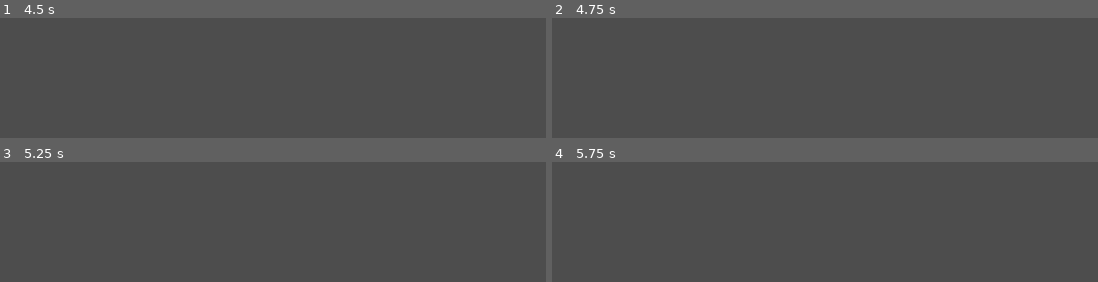
Above: before the commit, frames 1-4 (two rows, left to right).
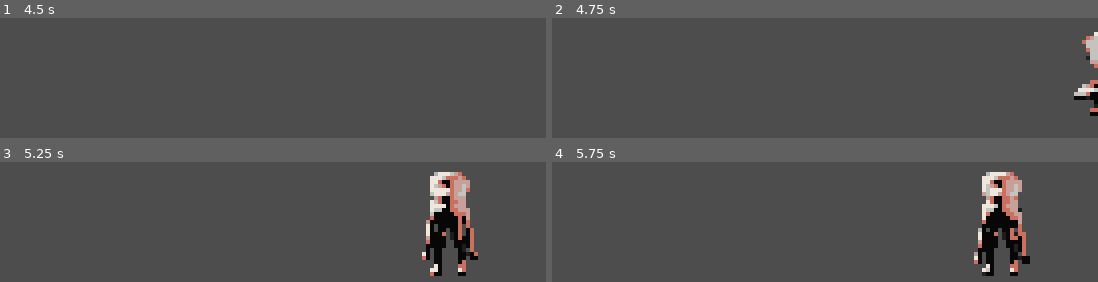
Above: after the commit, the same moments.

Repository: Arsen-PhylJoy/GBJam-11-BCPSW
Game: Godot game, scene res://Menu_System/Scenes/test_scene.tscn
The game is run twice, just before and just after one commit, with the same random seed, the same clock (stepped at 60 frames per second) and the same inputs. This scene is started directly instead of the project's main scene.
Inputs:
- Up to frame 1 (4.5 s): tap Enter (start) at 0.5, 1.55, 3.5, 4.35 s; hold Right (dpad_right) 0.53-1.28 s; tap Z (a) at 0.6, 2.3, 2.85 s; tap X (b) at 0.8, 1.35, 3.05, 3.6 s; hold Down (dpad_down) 1.28-2.03 s; hold Enter (start) 2.03-2.78 s; hold Right (dpad_right) 2.03-3.53 s; hold Enter (start) 3.53-4.28 s; hold Left (dpad_left) from 3.53 s (still down)
- Up to frame 2 (4.75 s): keep holding Left (dpad_left); tap Z (a) at 4.55 s
- Up to frame 3 (5.25 s): release Left (dpad_left) at 5.03 s; hold Down (dpad_down) from 5.03 s (still down); tap Z (a) at 5.1 s
- Up to frame 4 (5.75 s): keep holding Down (dpad_down); tap X (b) at 5.3 s

Frame 1 is identical in both runs. In frame 2, 1.2% of the frame differs, in the area x 95-100%, y 11-82%; in frame 3, 5.4%; in frame 4, 5.5%, in the area x 77-88%, y 8-95%.
Error before the commit: Attempt to call function 'stop' in base 'null instance' on a null instance. (res://Menu_System/Scripts/player.gd:70)
Error after the commit: Attempt to call function 'stop' in base 'null instance' on a null instance. (res://Menu_System/Scripts/player.gd:74)

Commit message:
dash cooldown

Diff:
--- a/Menu_System/Scenes/player.tscn
+++ b/Menu_System/Scenes/player.tscn
@@ -334,6 +334,9 @@
 texture = ExtResource("4_mreiy")
 hframes = 4
 
+[node name="dash_timer" type="Timer" parent="hero_mesh"]
+one_shot = true
+
 [node name="hero_animations" type="AnimationPlayer" parent="."]
 libraries = {
 "": SubResource("AnimationLibrary_kiitc")
--- a/Menu_System/Scripts/player.gd
+++ b/Menu_System/Scripts/player.gd
@@ -5,6 +5,7 @@
 signal on_meteor_deleted(meteor)
 
 @export var dash_offset = 0.1
+@export var dash_cooldown = 1.5
 @export var dash_speed = 400
 @export var speed = 100
 @export var defeat_tex = preload("res://assets/graphic/characters/hero/sprite_sheets/defeat/character_01_defeat_sheet.png")
@@ -16,8 +17,11 @@
 var delta_deadend = 0
 var isDashing = false
 var isMortal = true
+var dash_timer: Timer
 
 func _ready():
+	self.dash_timer = $hero_mesh/dash_timer
+	self.dash_timer.wait_time = dash_cooldown
 	$hero_animations.play("idle")
 	self.set_defeat_animation(4)
 
@@ -68,7 +72,7 @@
 				$hero_animations.play("idle")
 
 			player_run_sfx.stop()
-			isDashing = false
+#			isDashing = false
 
 	velocity = velocity.normalized() * self.active_speed
 	position += velocity * delta
@@ -101,7 +105,8 @@
 			isDashing = false
 		elif isDashing and counter < delta_deadend:
 			self.active_speed = dash_speed
-		elif Input.is_action_just_pressed("a") and not isDashing:
+		elif Input.is_action_just_pressed("a") and not isDashing and dash_timer.is_stopped():
+			dash_timer.start()
 			self.active_speed = dash_speed
 			isDashing = true
 			delta_deadend = counter + dash_offset
--- a/_debug/test_levels/test_level_meteorite_spawner.tscn
+++ b/_debug/test_levels/test_level_meteorite_spawner.tscn
@@ -9,7 +9,6 @@
 
 [node name="projectile_spawner" parent="." instance=ExtResource("1_d1uwf")]
 projectile = ExtResource("3_k8le2")
-spawner_width = 300.0
 
 [node name="test_camera" type="Camera2D" parent="."]
 position = Vector2(107, 35)
--- a/scripts/global.gd
+++ b/scripts/global.gd
@@ -11,13 +11,6 @@
 
 func init_score_data() -> void:
 	score = PlayerScoreControl.new("player_one")
-
-func print_score_data() -> void:
-	print("player: " + score.player)
-	print("current_score: " + str(score.current_score))
-	print("display_score: " + str(score.display_score))
-	print("level: " + LevelName[score.levels[0].level])
-	print("level_score: " + str(score.levels[0].score))
 
 func update_score_by_move(_score: int) -> void:
 	if self.score.current_score < _score:
--- a/scripts/power_up/power_up_spawner.gd
+++ b/scripts/power_up/power_up_spawner.gd
@@ -33,7 +33,7 @@
 		is_spawner_available.append(true)
 		spawners[i].position.x = rand.randi_range(min_spacing,max_spacing) + prev_position
 		prev_position = spawners[i].position.x
-		print(spawners[i].position.x)
+
 	randomize()
 	$Timer.wait_time = 1/try_spawn_power_up_per_second
 	$Timer.connect("timeout",self._on_try_spawn_power_up)
